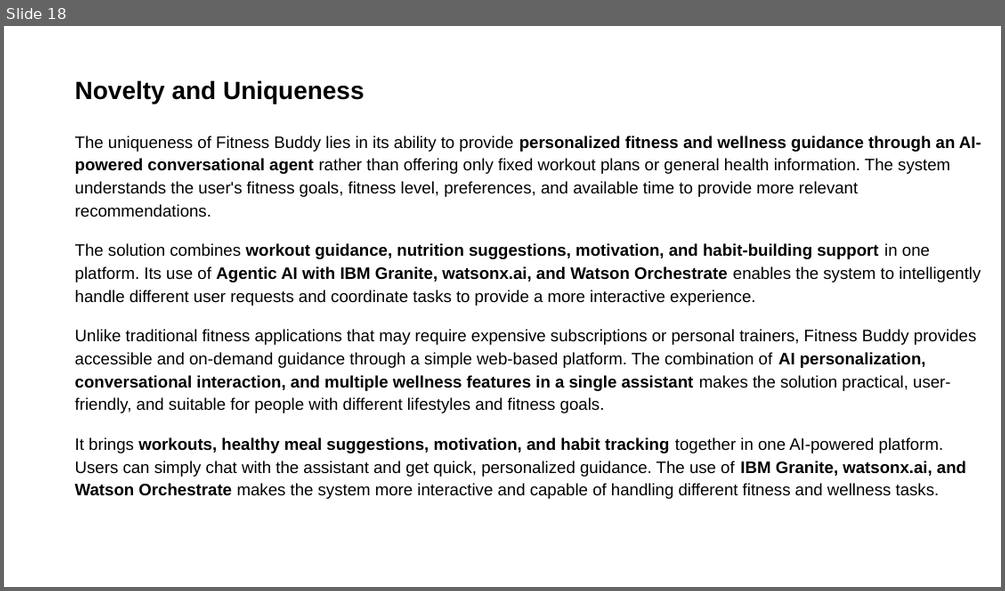
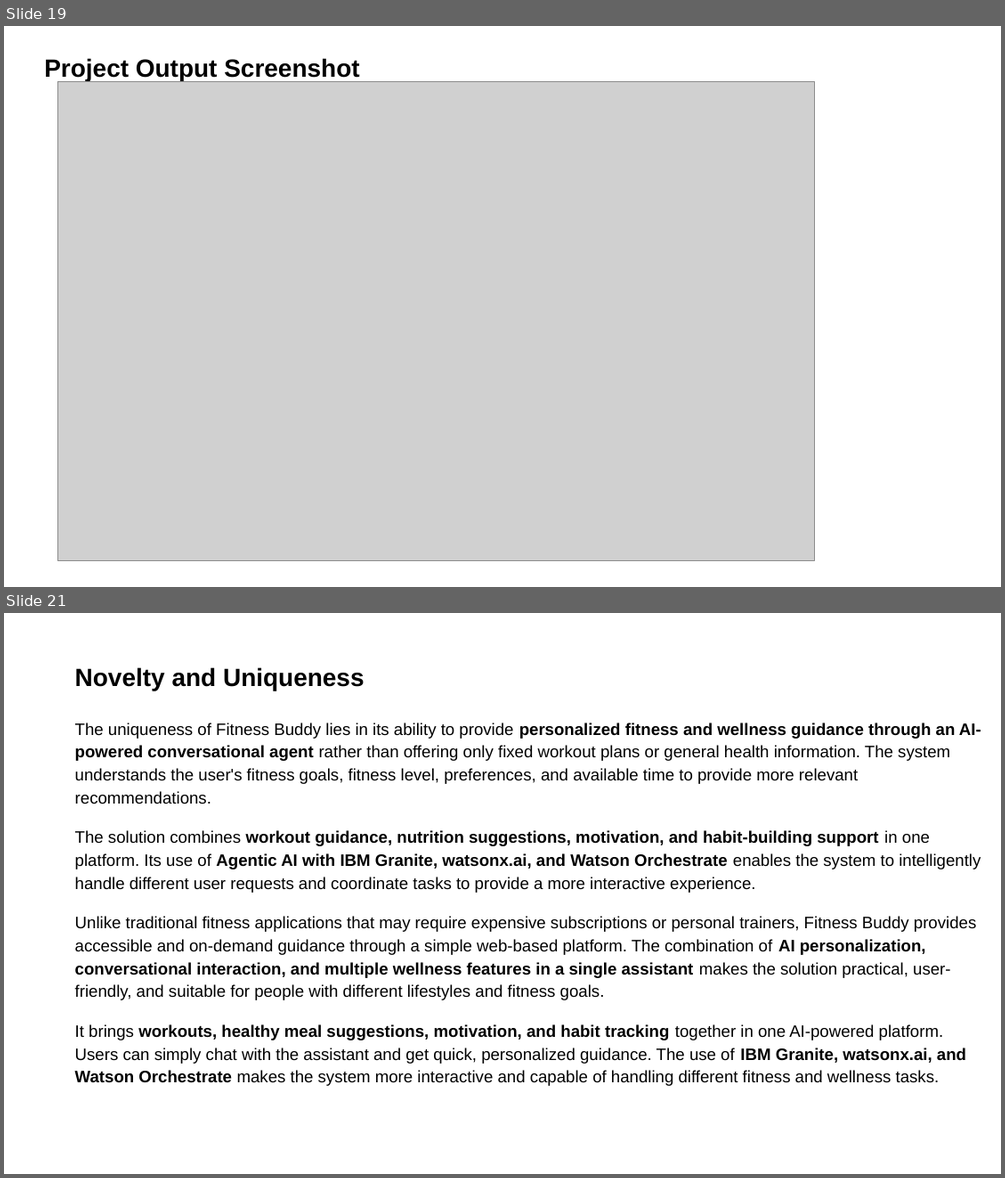
Before and after one commit to Gulshan-web/Fitness-Buddy, a slide deck: Fitness Buddy.pptx. Shown one above the other, each under a label of ours: slide 18 before the commit, slides 19 and 21 after it; the slides between them are not shown. The pictures are 1005x591 and 1005x1178 pixels, drawn with LibreOffice and Linux fonts; fonts in the diff are those of the drawing; grey boxes stand for pictures. Boxes give left, top, right and bottom in pixels: in the first picture for what was removed or moved away, otherwise in the second. Text is boxed around its words. In the diff, an @@ line names an element or a change of style, - is before the commit and + after.

```diff
--- a/Fitness Buddy.pptx
+++ b/Fitness Buddy.pptx
@@ slide 19 added at (x1=4, y1=26, x2=1001, y2=587), background #FFFFFF @@
@@ text added at (x1=44, y1=58, x2=359, y2=81), 18 pt, text #000000, bold @@
+Project Output Screenshot
@@ picture added at (x1=57, y1=82, x2=815, y2=560) @@
@@ what was slide 18 is now slide 21 @@
```
Also in this commit, not shown: 3 other slides added, 1 slide removed.
